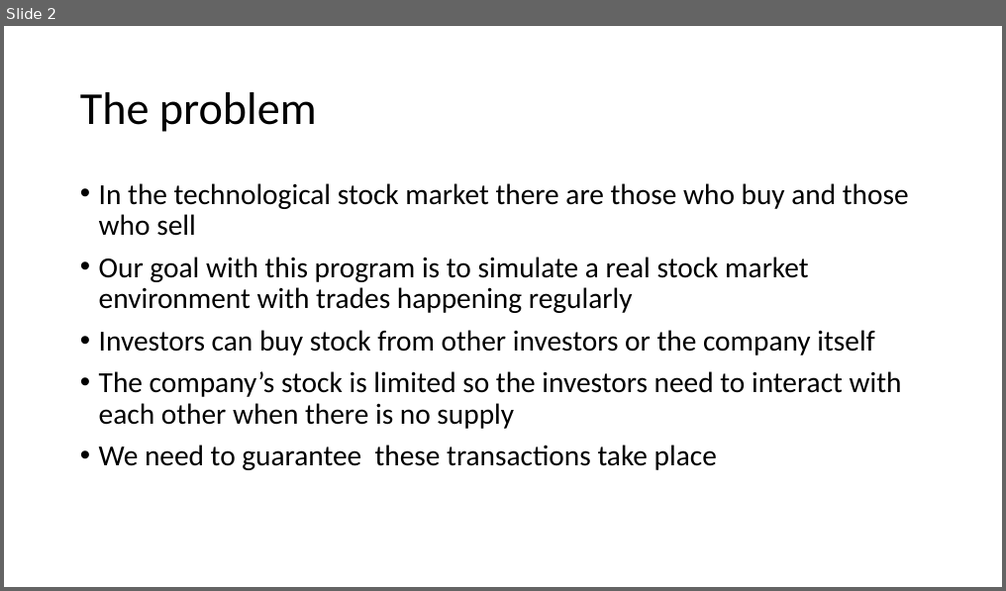
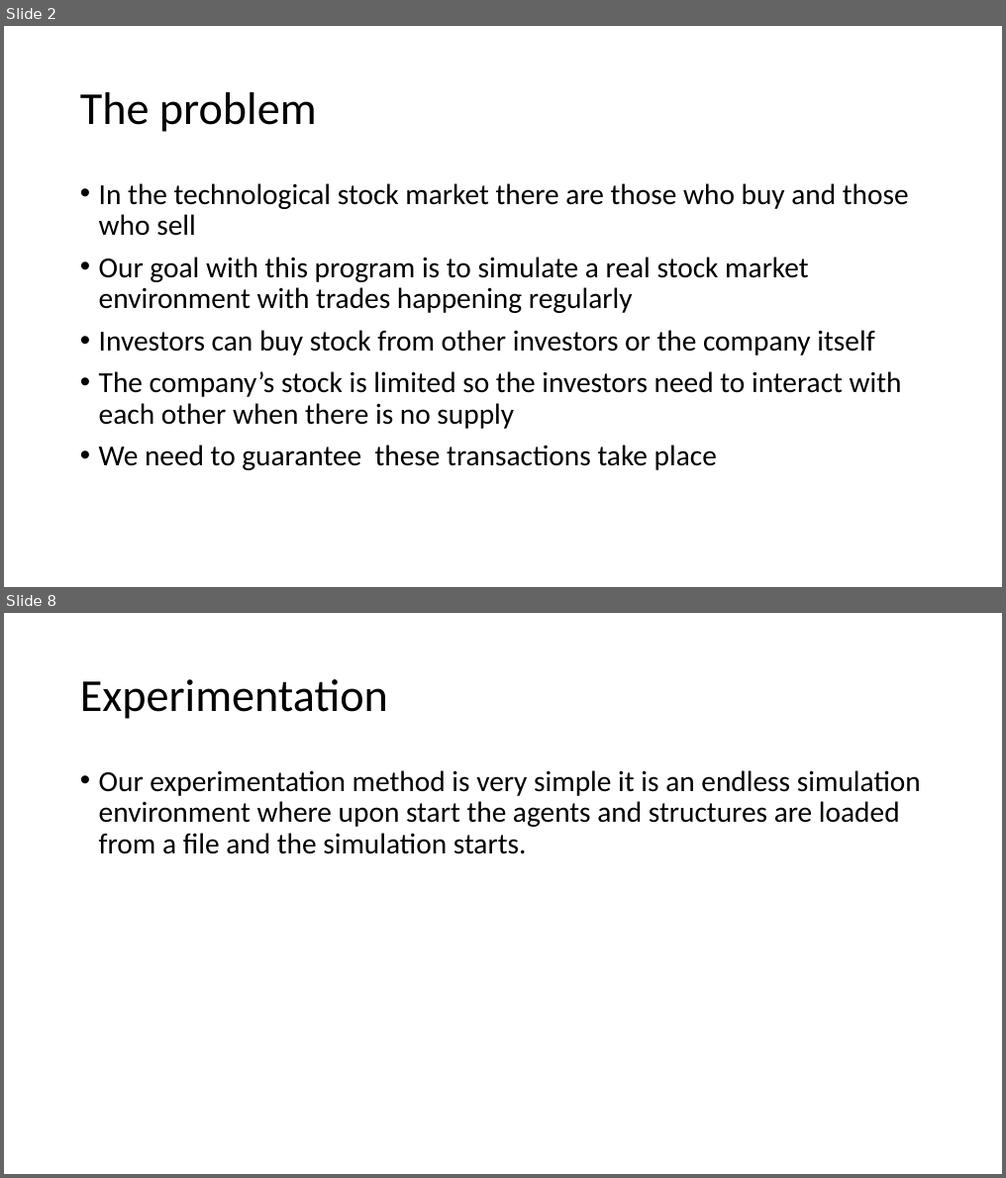
Before and after one commit to Antypurus/AIAD, a slide deck: docs/Presentation1.pptx. Shown one above the other, each under a label of ours: slide 2 before the commit, slides 2 and 8 after it; the slides between them are not shown. The pictures are 1006x591 and 1006x1178 pixels, drawn with LibreOffice and Linux fonts; fonts in the diff are those of the drawing. Boxes give left, top, right and bottom in pixels: in the first picture for what was removed or moved away, otherwise in the second. Text is boxed around its words. In the diff, an @@ line names an element or a change of style, - is before the commit and + after.

```diff
--- a/docs/Presentation1.pptx
+++ b/docs/Presentation1.pptx
@@ slide 8 added at bbox=[4, 613, 1002, 1174], background #FFFFFF @@
@@ title added at bbox=[80, 679, 388, 719], 44 pt, text #000000 @@
+Experimentation
@@ text added at bbox=[99, 770, 921, 855], 28 pt, text #000000 @@
+• Our experimentation method is very simple it is an endless simulation environment where upon start the agents and structures are loaded from a file and the simulation starts.
```
Also in this commit, not shown: 2 slides changed, 5 other slides added.
